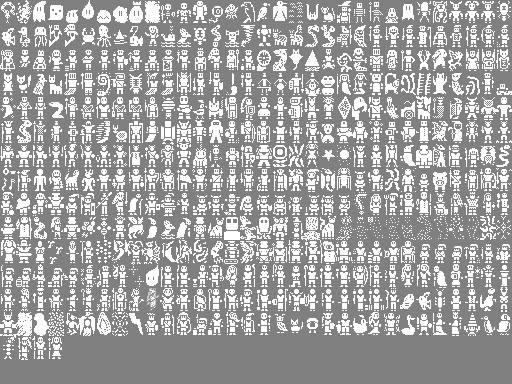
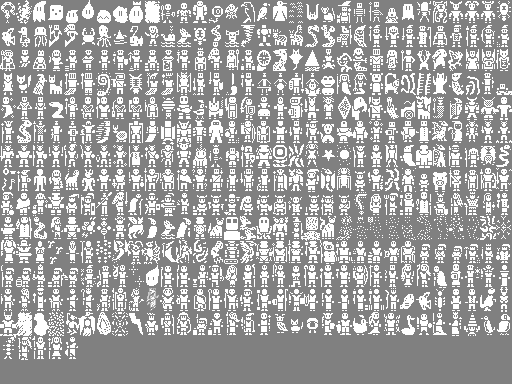
Comparing the layer stacks of the two 512 × 384 images. Changes:
painted on "creature_sprites.png" over [65, 337, 78, 359]
